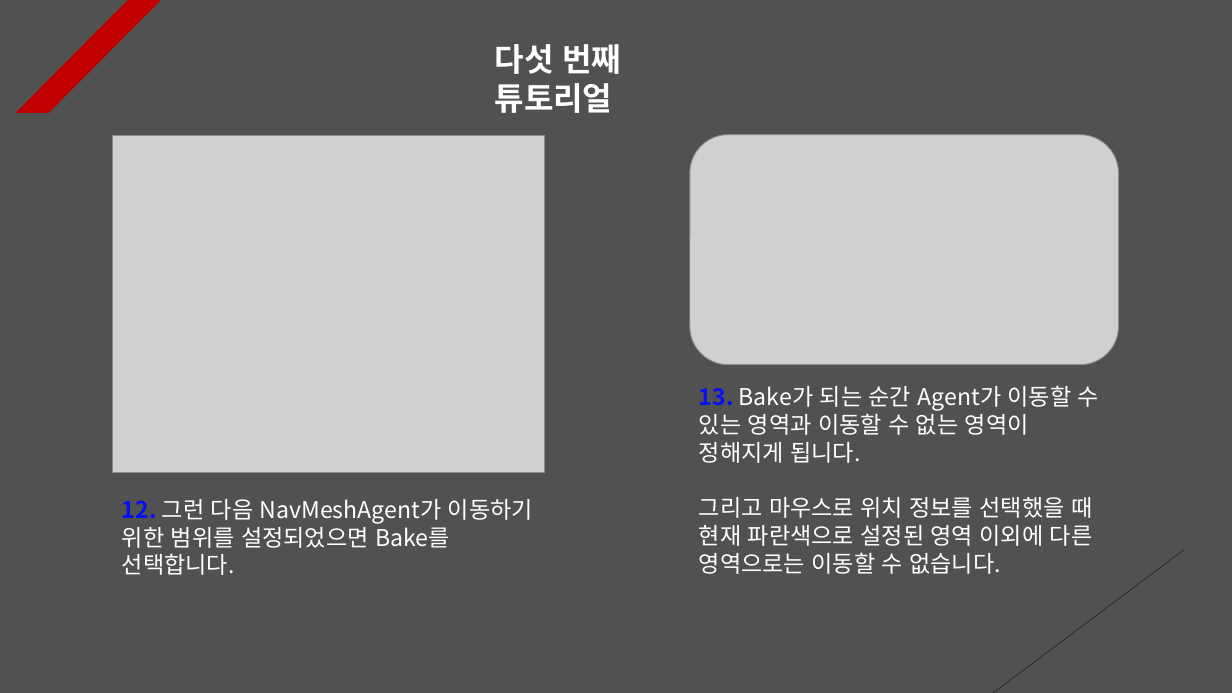
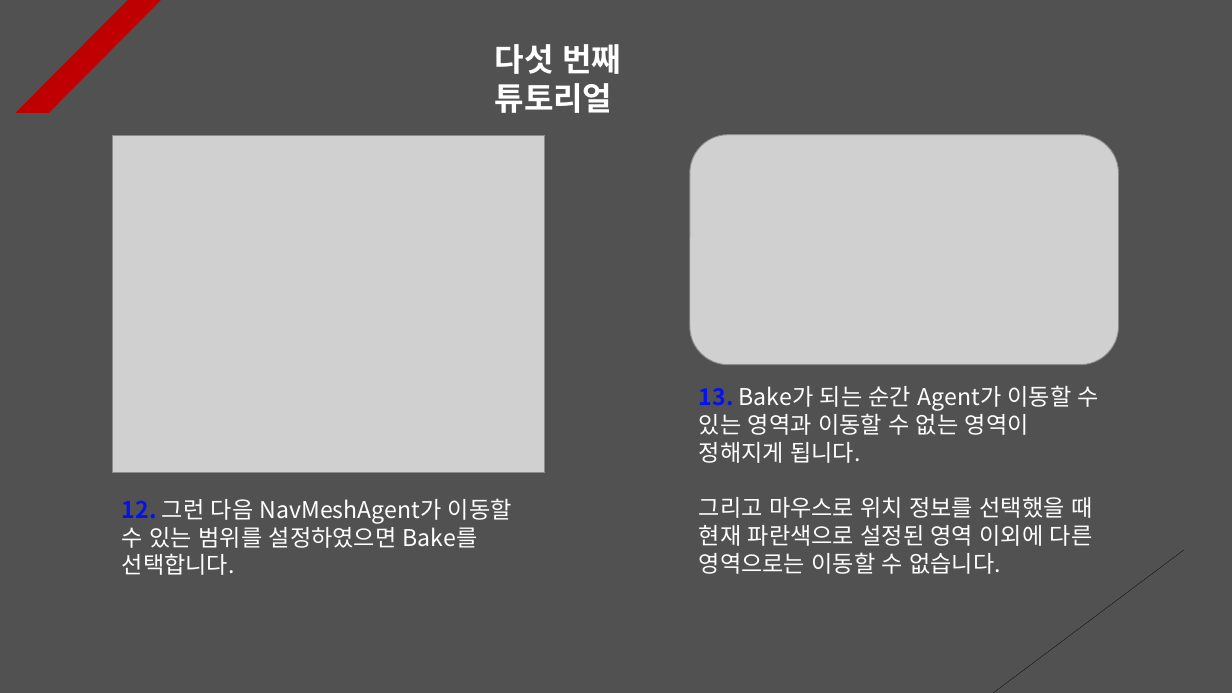
Before and after one commit to Unity2033/3D-UnityEngine, a slide deck: slide 7 of Assets/Class/NavMesh Agent/PPT Data/NavMesh Example.pptx. Drawn at 1232x693 pixels with LibreOffice and Linux fonts; fonts in the diff are those of the drawing; grey boxes stand for pictures. Boxes give left, top, right and bottom in pixels: in the first picture for what was removed or moved away, otherwise in the second. Text is boxed around its words. In the diff, an @@ line names an element or a change of style, - is before the commit and + after.

```diff
--- a/Assets/Class/NavMesh Agent/PPT Data/NavMesh Example.pptx
+++ b/Assets/Class/NavMesh Agent/PPT Data/NavMesh Example.pptx
@@ text at [122,498,512,575]: text changed @@
-12. 그런 다음 NavMeshAgent가 이동하기 위한 범위를 설정되었으면 Bake를 선택합니다.
+12. 그런 다음 NavMeshAgent가 이동할 수 있는 범위를 설정하였으면 Bake를 선택합니다.
```
Also in this commit, not shown: 43 other files.
